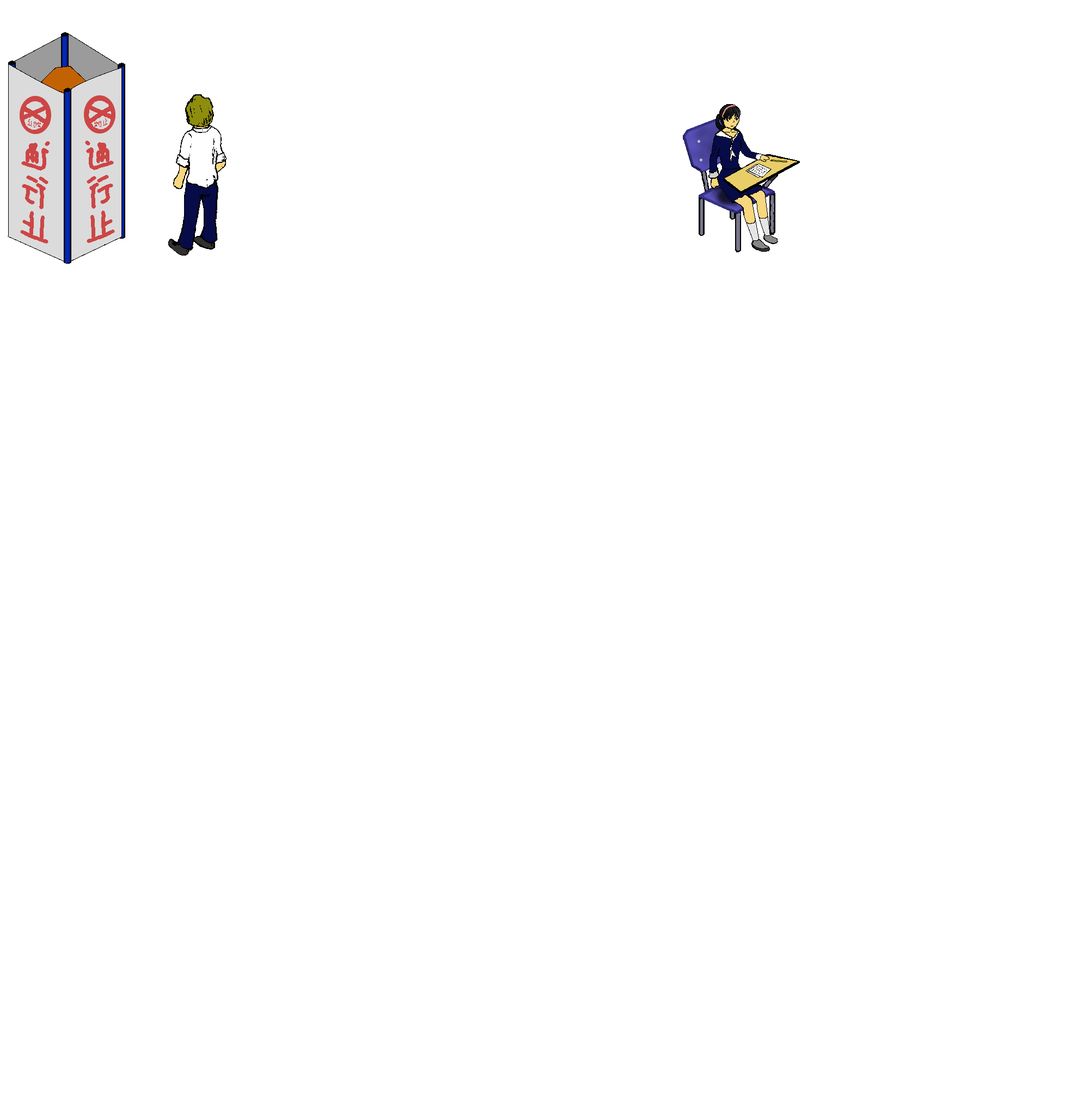
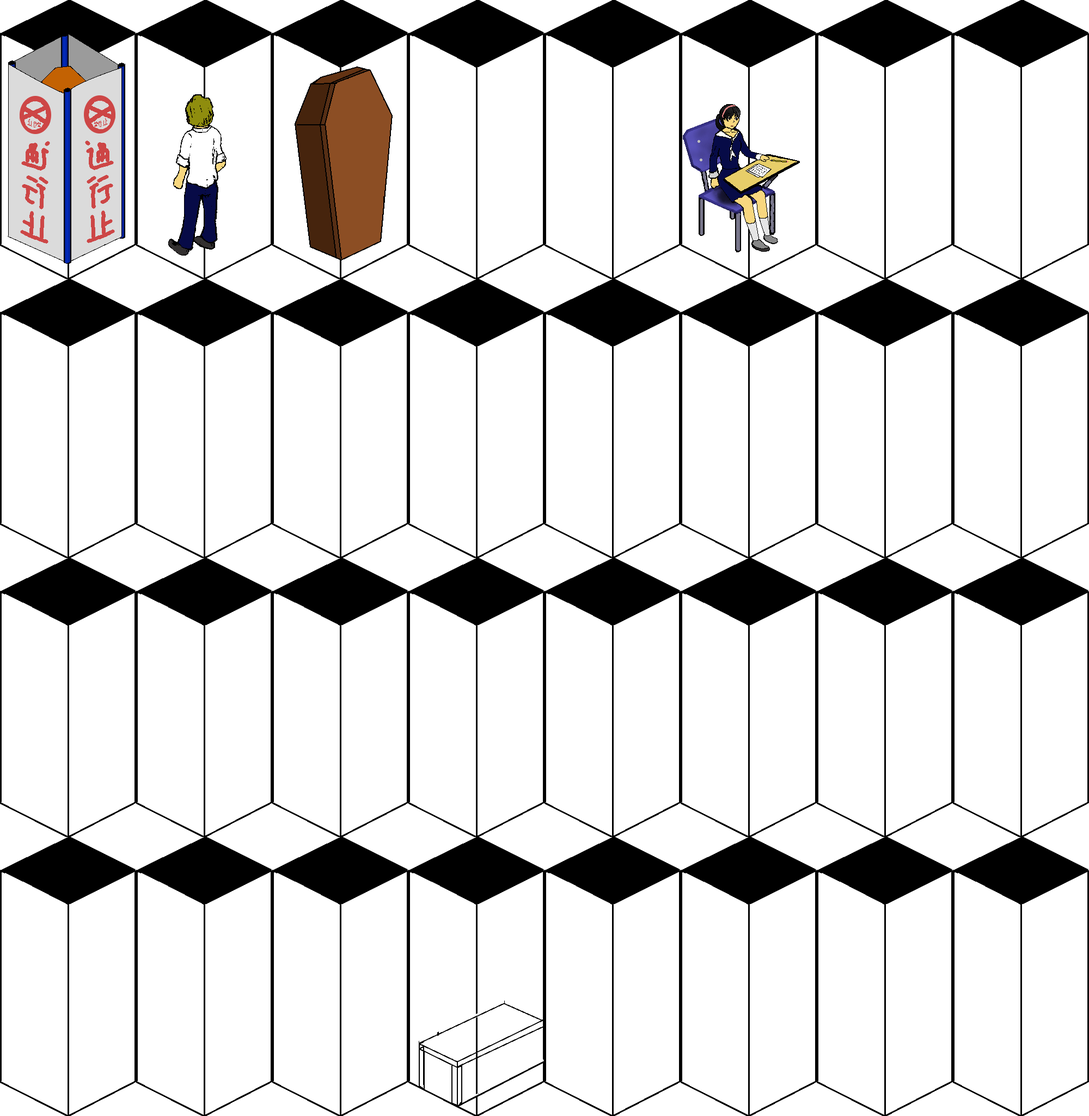
Layer changes from the first 1089×1116 image to the second:
painted on "Pasted Layer" over box(294, 66, 393, 261)
showed "Layer" over box(0, 0, 1089, 1116)
